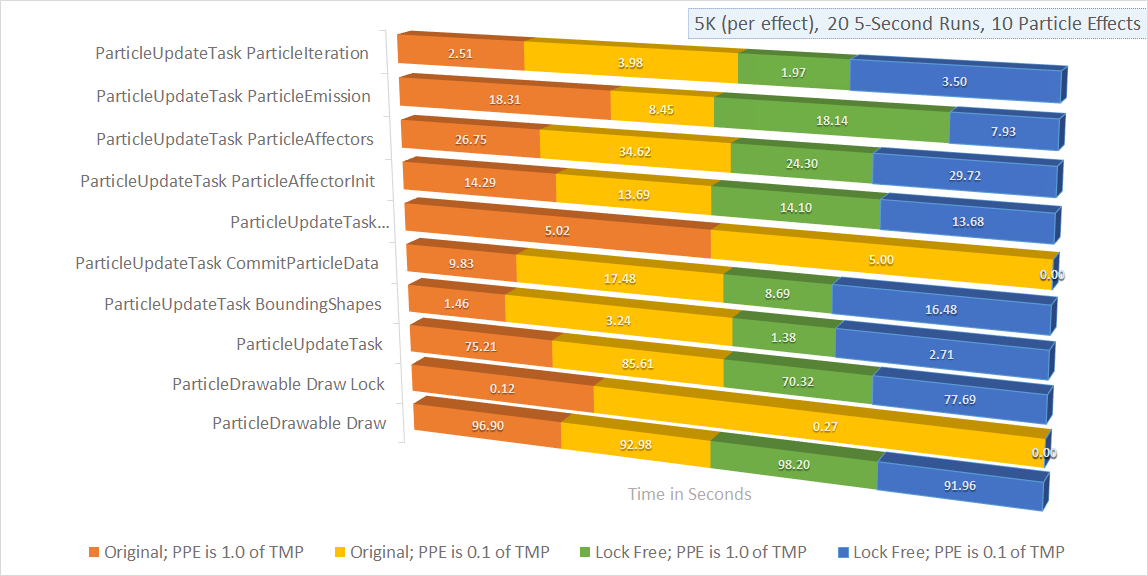
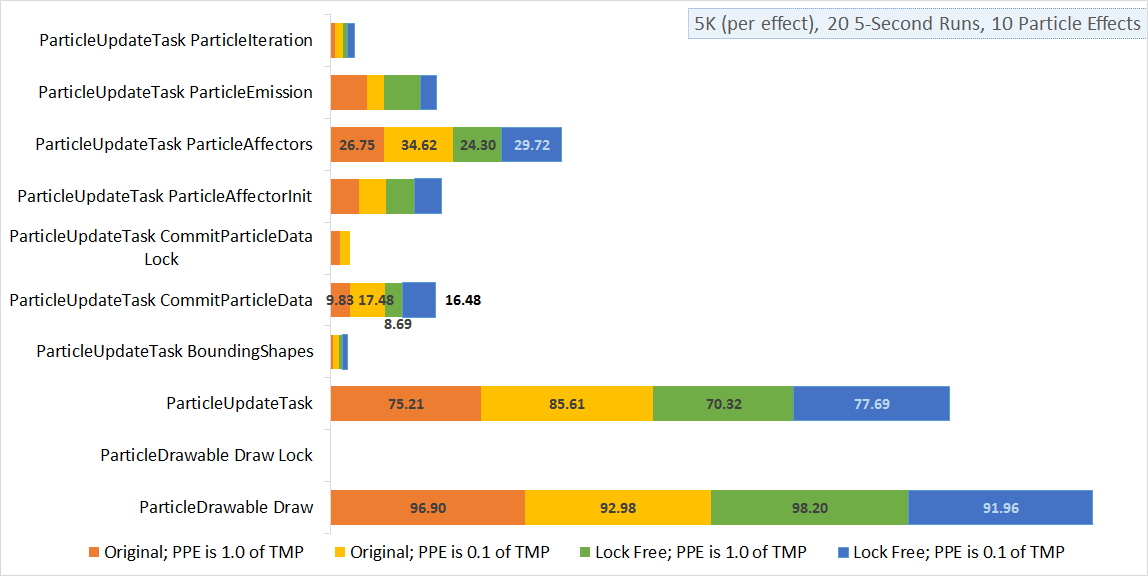
Before/after of a 1148x576 layered artwork. What changed in the layer stack:
added layer "Layer 3" above "Layer 2" over (10, 14, 1093, 561)
